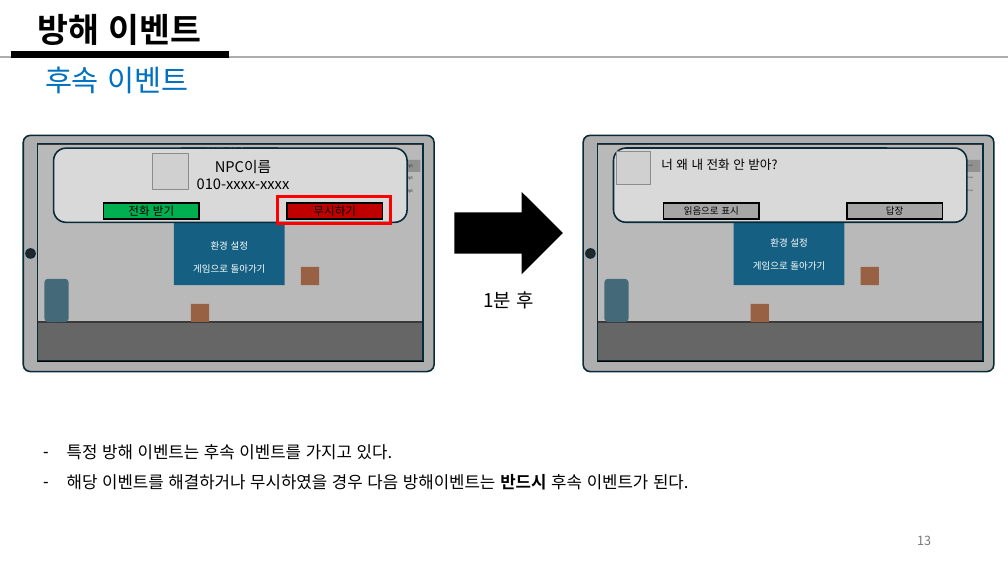
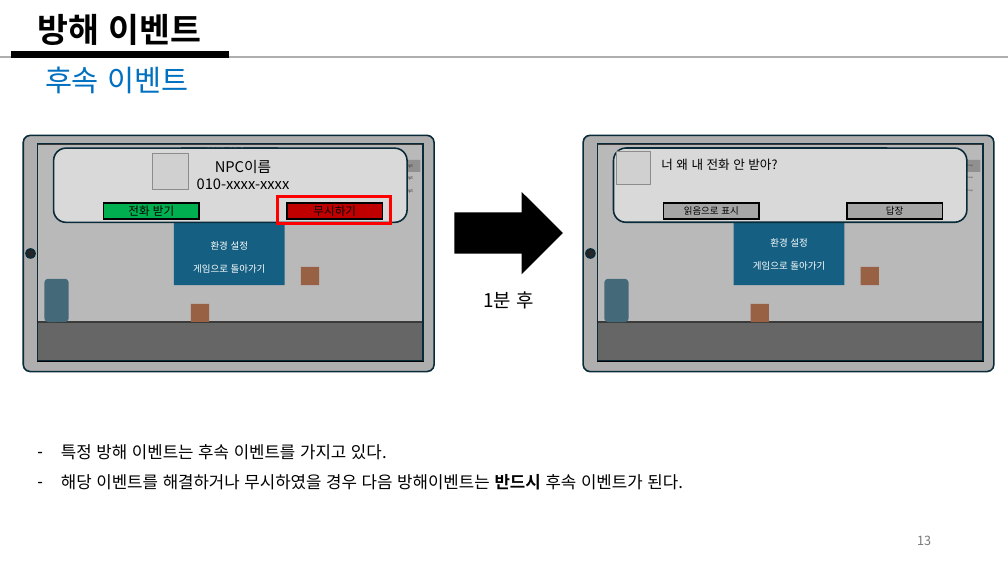
Before and after one commit to weariness00/Mandle_10Minute_Game, a slide deck: slide 13 of document/Please Leave me alone!.pptx. Drawn at 1008x567 pixels with LibreOffice and Linux fonts; fonts in the diff are those of the drawing; grey boxes stand for pictures. Boxes give left, top, right and bottom in pixels: in the first picture for what was removed or moved away, otherwise in the second. Text is boxed around its words. In the diff, an @@ line names an element or a change of style, - is before the commit and + after.

```diff
--- a/document/Please Leave me alone!.pptx
+++ b/document/Please Leave me alone!.pptx
@@ text "특정 방해 이벤트는 후속 이벤트를 ...": place and size @@
-text "특정 방해 이벤트는 후속 이벤트를 ..." at <box>67,444,689,490</box>
+text "특정 방해 이벤트는 후속 이벤트를 ..." at <box>61,444,683,490</box>
```
Also in this commit, not shown: 3 other slides changed, 4 slides added.
